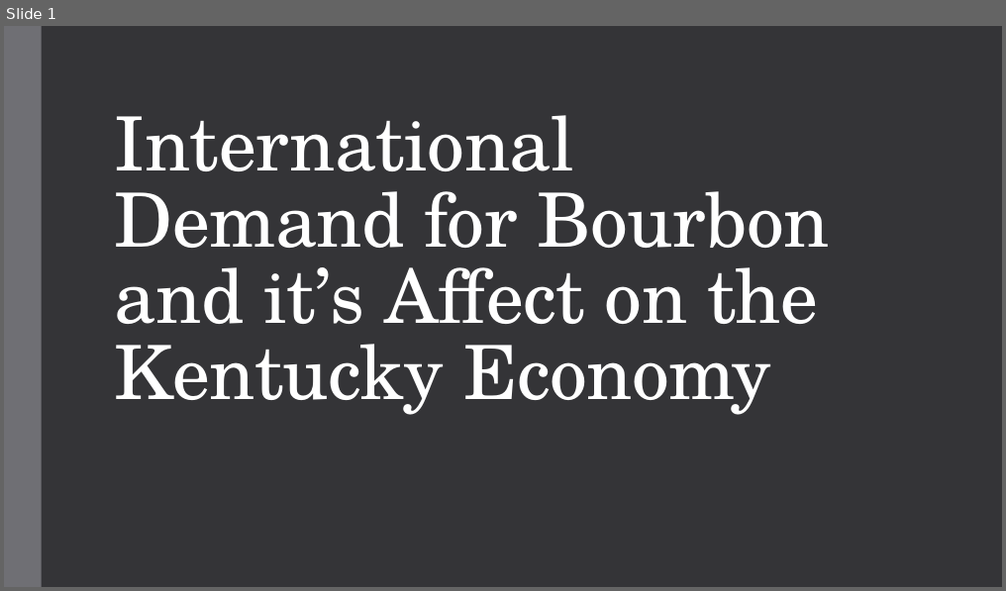
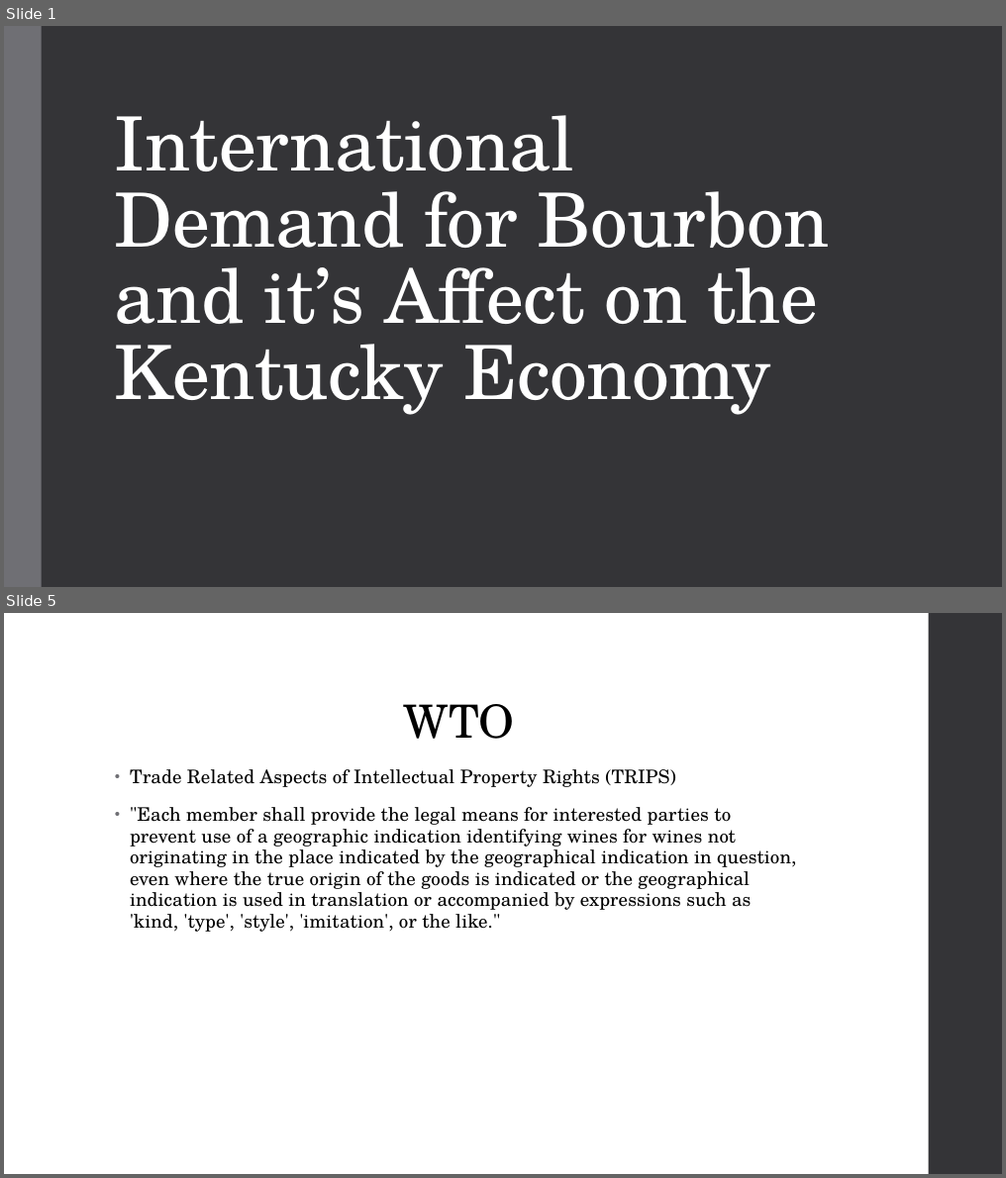
Before and after one commit to jblackett/ECON431ResearchPaper, a slide deck: Bourbon_Presentation.pptx. Shown one above the other, each under a label of ours: slide 1 before the commit, slides 1 and 5 after it; the slides between them are not shown. The pictures are 1006x591 and 1006x1178 pixels, drawn with LibreOffice and Linux fonts; fonts in the diff are those of the drawing. Boxes give left, top, right and bottom in pixels: in the first picture for what was removed or moved away, otherwise in the second. Text is boxed around its words. In the diff, an @@ line names an element or a change of style, - is before the commit and + after.

```diff
--- a/Bourbon_Presentation.pptx
+++ b/Bourbon_Presentation.pptx
@@ slide 5 added at (4,613,1002,1174), background #FFFFFF @@
@@ rectangle added at (929,613,1002,1174), fill #353537 @@
@@ title added at (403,704,515,739), 44 pt, text #000000 @@
+WTO
@@ text added at (130,769,796,932), 18 pt, text #000000 @@
+• Trade Related Aspects of Intellectual Property Rights (TRIPS)
+• "Each member shall provide the legal means for interested parties to prevent use of a geographic indication identifying wines for wines not originating in the place indicated by the geographical indication in question, even where the true origin of the goods is indicated or the geographical indication is used in translation or accompanied by expressions such as 'kind, 'type', 'style', 'imitation', or the like."
```
Also in this commit, not shown: 11 other slides added, 2 slides removed.
